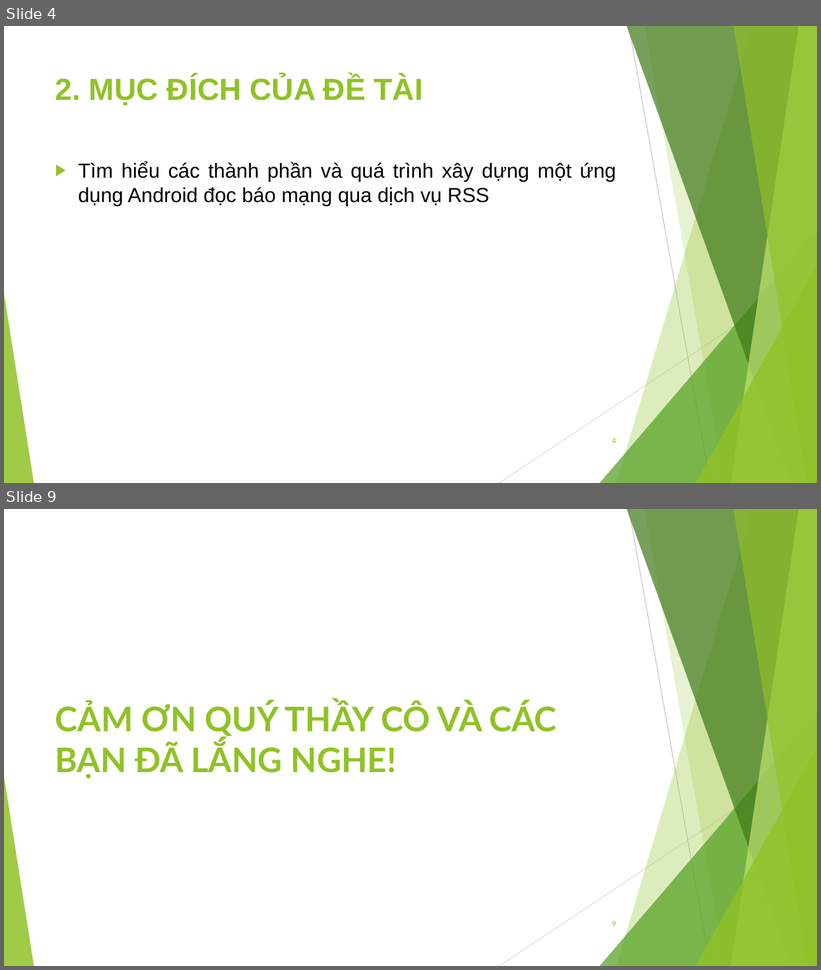
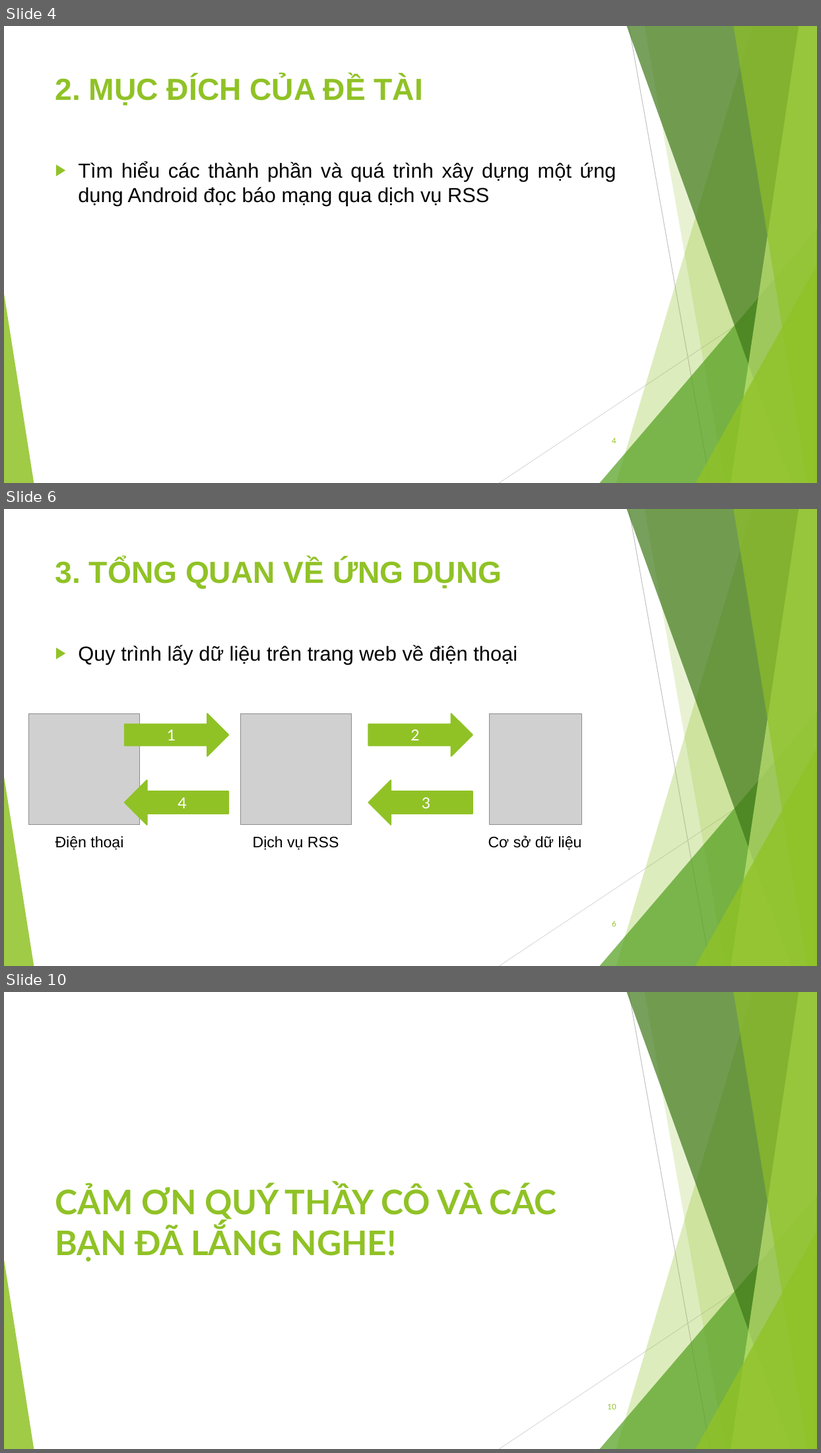
Before and after one commit to jangkyavn/BuiHoangAnh_1412101114, a slide deck: pp_BuiHoangAnh_1412101114.pptx. Shown one above the other, each under a label of ours: slides 4 and 9 before the commit, slides 4, 6 and 10 after it; the slides between them are not shown. The pictures are 821x970 and 821x1453 pixels, drawn with LibreOffice and Linux fonts; fonts in the diff are those of the drawing; grey boxes stand for pictures. Boxes give left, top, right and bottom in pixels: in the first picture for what was removed or moved away, otherwise in the second. Text is boxed around its words. In the diff, an @@ line names an element or a change of style, - is before the commit and + after.

```diff
--- a/pp_BuiHoangAnh_1412101114.pptx
+++ b/pp_BuiHoangAnh_1412101114.pptx
@@ slide 6 added at [4, 509, 817, 966], background #FFFFFF; not listed: 10 template elements that a slide beside it also shows @@
@@ title added at [55, 559, 502, 589], 36 pt, text #90C226, bold @@
+3. TỔNG QUAN VỀ ỨNG DỤNG
@@ text added at [78, 645, 517, 665], 24 pt, text #000000 @@
+▶ Quy trình lấy dữ liệu trên trang web về điện thoại
@@ picture added at [28, 714, 139, 825] @@
@@ right arrow added at [125, 714, 228, 757], fill #90C226, outline #90C226 1.5 pt, 18 pt, text #FFFFFF @@
+1
@@ picture added at [241, 714, 352, 825] @@
@@ right arrow added at [369, 714, 473, 757], fill #90C226, outline #90C226 1.5 pt, 18 pt, text #FFFFFF @@
+2
@@ picture added at [490, 714, 582, 825] @@
@@ left arrow added at [125, 780, 228, 825], fill #90C226, outline #90C226 1.5 pt, 18 pt, text #FFFFFF @@
+4
@@ left arrow added at [369, 780, 473, 825], fill #90C226, outline #90C226 1.5 pt, 18 pt, text #FFFFFF @@
+3
@@ text added at [55, 836, 123, 850], 18 pt, text #000000 @@
+Điện thoại
@@ text added at [253, 836, 339, 850], 18 pt, text #000000 @@
+Dịch vụ RSS
@@ text added at [488, 836, 582, 850], 18 pt, text #000000 @@
+Cơ sở dữ liệu
@@ page number added at [612, 921, 616, 927], 9 pt, text #90C226 @@
+6
@@ what was slide 9 is now slide 10 @@
@@ page number at [607, 1404, 616, 1410]: text changed @@
-9
+10
```
Also in this commit, not shown: 7 slides changed, 2 other files.
